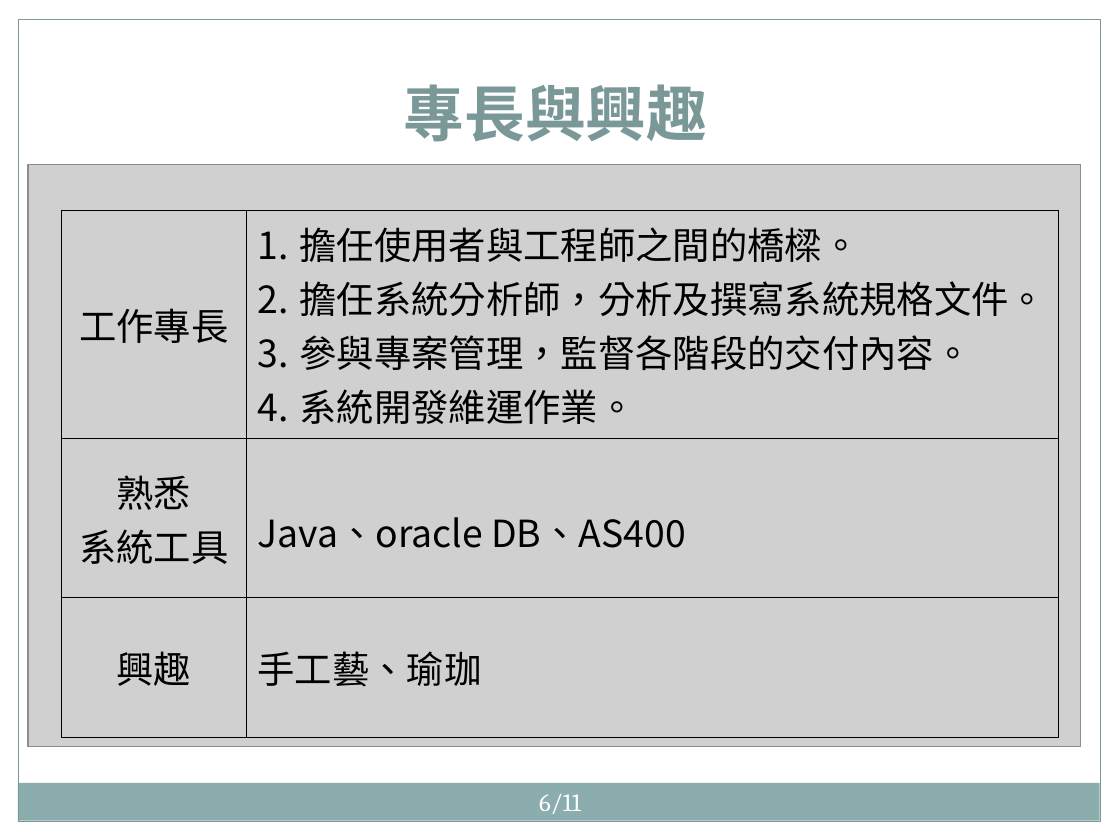
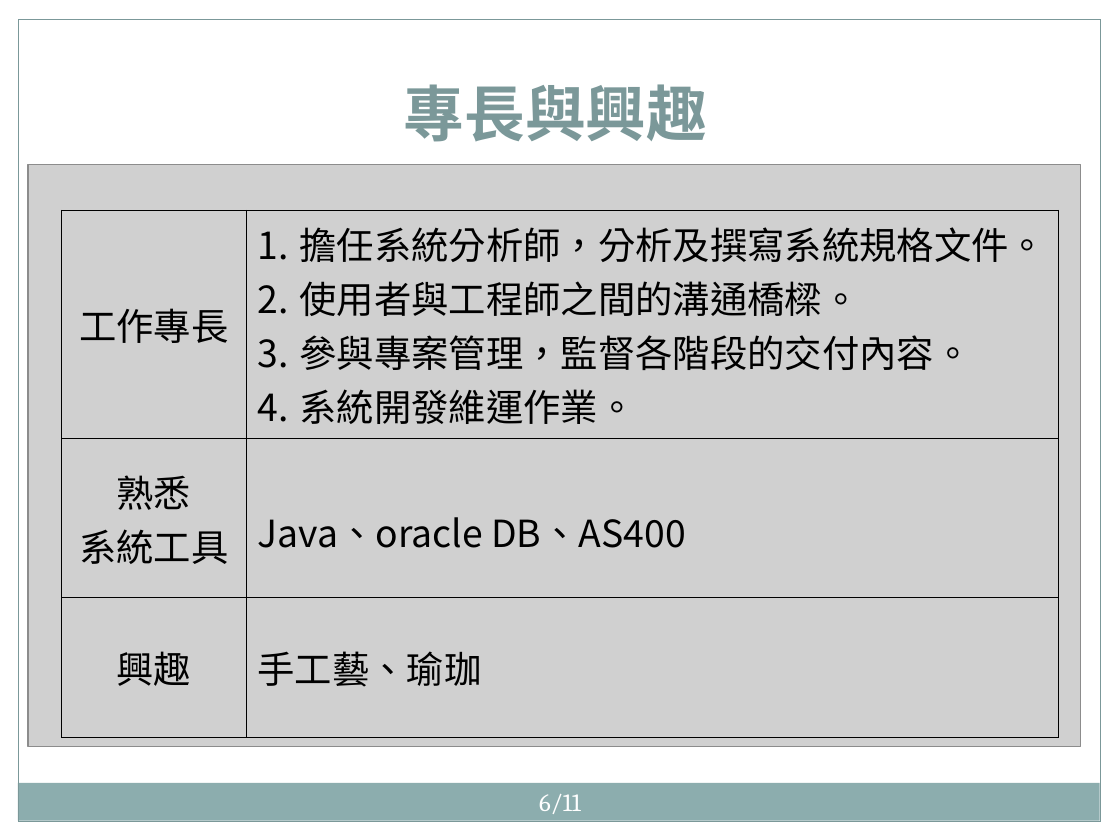
Before and after one commit to hrne/FINAL_REPORT, a slide deck: slide 6 of twu/面試/數據通信分公司_附件CHK-01簡報_1100427_涂宇欣_V2.pptx. Drawn at 1120x840 pixels with LibreOffice and Linux fonts; fonts in the diff are those of the drawing; grey boxes stand for pictures; background and template pictures are left out. Boxes give left, top, right and bottom in pixels: in the first picture for what was removed or moved away, otherwise in the second. Text is boxed around its words. In the diff, an @@ line names an element or a change of style, - is before the commit and + after.

Commit message:
22

```diff
--- a/twu/面試/數據通信分公司_附件CHK-01簡報_1100427_涂宇欣_V2.pptx
+++ b/twu/面試/數據通信分公司_附件CHK-01簡報_1100427_涂宇欣_V2.pptx
@@ table at [62, 211, 1058, 702] @@
-row 1, column 2: 擔任使用者與工程師之間的橋樑。 / 擔任系統分析師，分析及撰寫系統規格文件。 / 參與專案管理，監督各階段的交付內容。 / 系統開發維運作業。
+row 1, column 2: 擔任系統分析師，分析及撰寫系統規格文件。 / 使用者與工程師之間的溝通橋樑。 / 參與專案管理，監督各階段的交付內容。 / 系統開發維運作業。
```
Also in this commit, not shown: 2 other slides changed.
